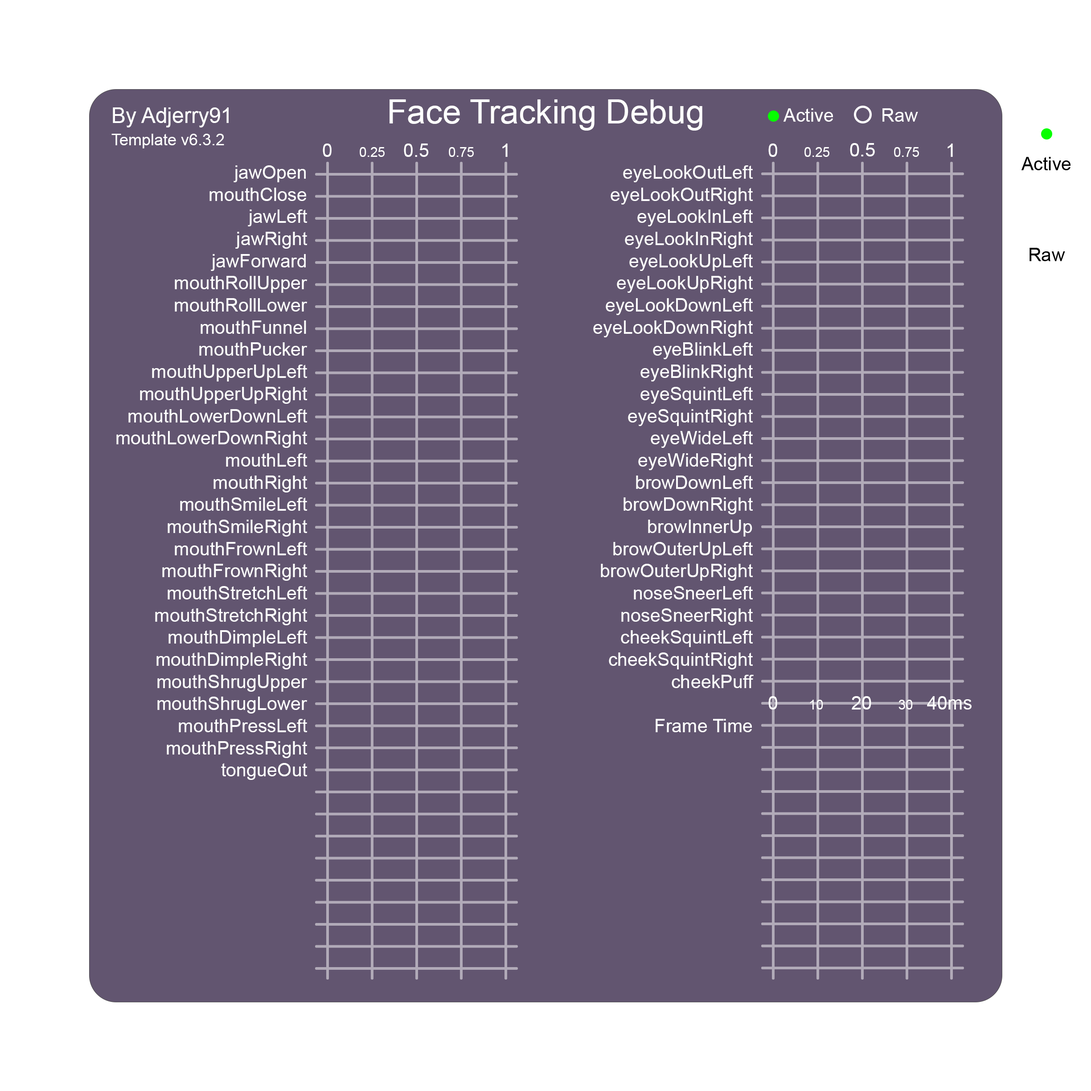
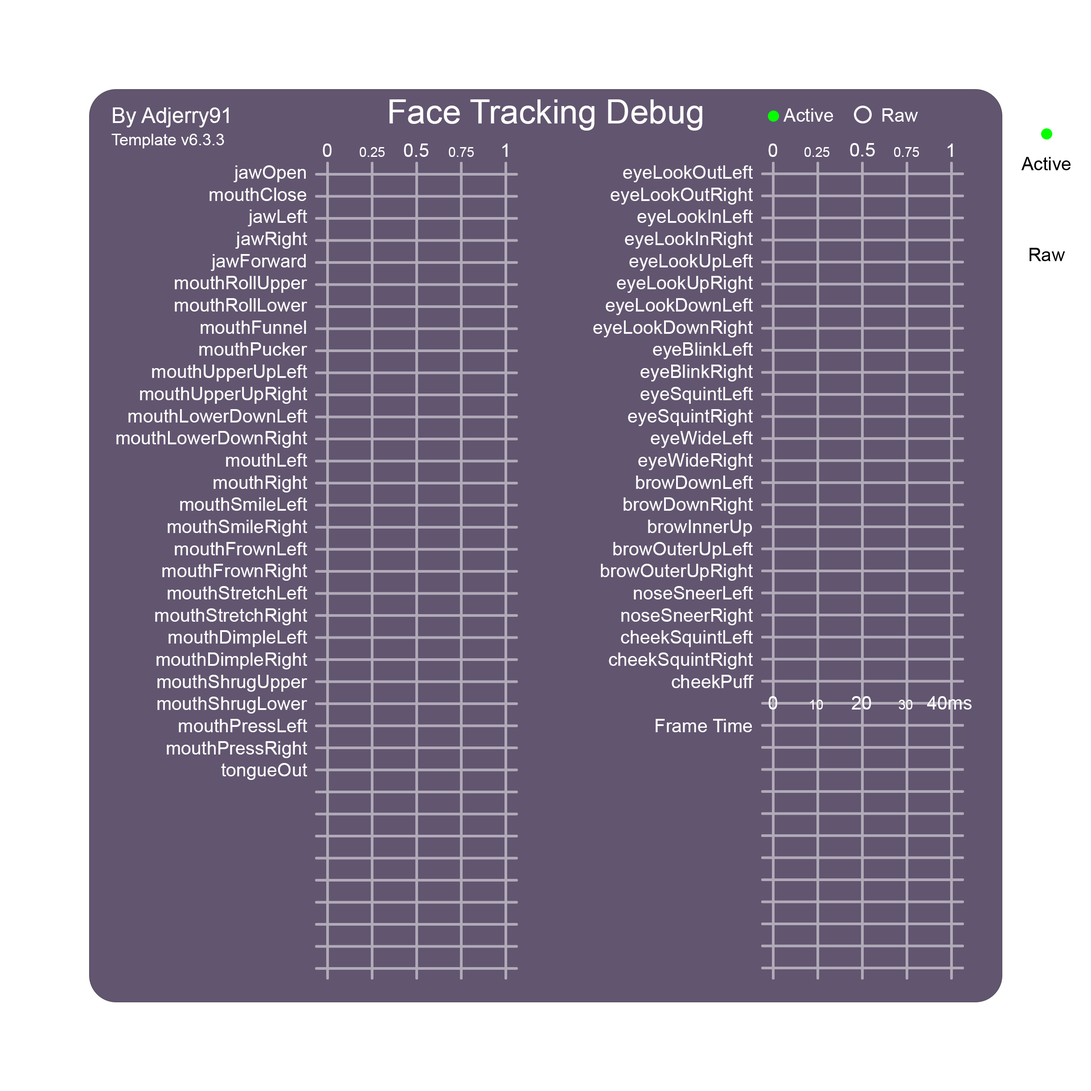
Layers edited between the first and the second 1091 x 1091 image:
painted on "Template Version" over [216, 133, 225, 146]
